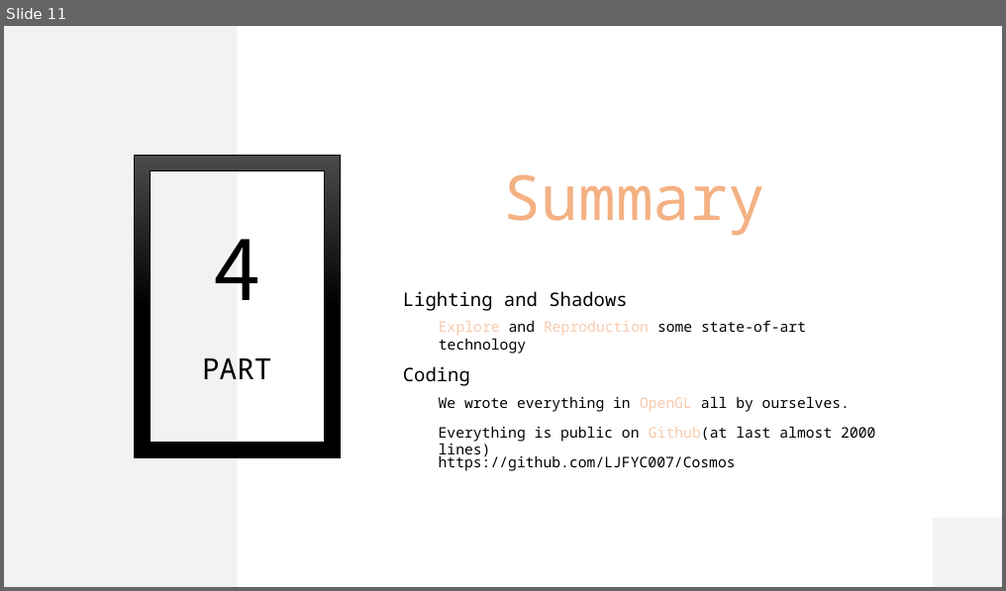
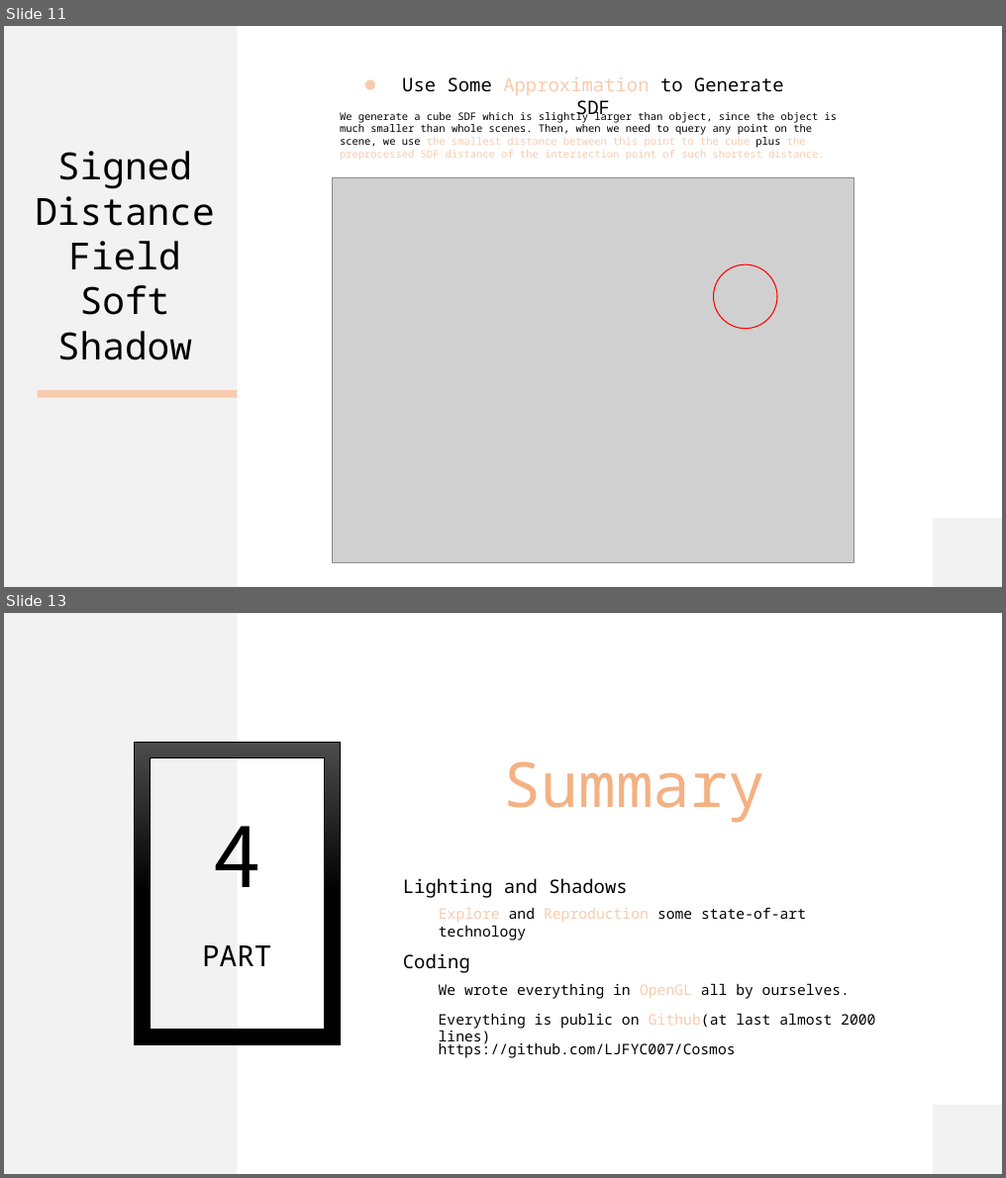
Before and after one commit to LJFYC007/Cosmos, a slide deck: Real-time rendering.pptx. Shown one above the other, each under a label of ours: slide 11 before the commit, slides 11 and 13 after it; the slides between them are not shown. The pictures are 1006x591 and 1006x1178 pixels, drawn with LibreOffice and Linux fonts; fonts in the diff are those of the drawing; grey boxes stand for pictures. Boxes give left, top, right and bottom in pixels: in the first picture for what was removed or moved away, otherwise in the second. Text is boxed around its words. In the diff, an @@ line names an element or a change of style, - is before the commit and + after.

```diff
--- a/Real-time rendering.pptx
+++ b/Real-time rendering.pptx
@@ slide 11 added at (4, 26, 1002, 587), background #FFFFFF @@
@@ rectangle added at (4, 26, 237, 587), fill #F2F2F2 @@
@@ ellipse added at (364, 79, 375, 90), fill #F8CBAD @@
@@ text added at (402, 77, 784, 120), 18 pt, text #000000 @@
+Use Some Approximation to Generate SDF
@@ text added at (340, 110, 838, 160), 10 pt, text #000000 @@
+We generate a cube SDF which is slightly larger than object, since the object is much smaller than whole scenes. Then, when we need to query any point on the scene, we use the smallest distance between this point to the cube plus the preprocessed SDF distance of the intersection point of such shortest distance.
@@ text added at (35, 151, 214, 361), 36 pt, text #000000 @@
+Signed Distance Field Soft Shadow
@@ picture added at (333, 178, 854, 564) @@
@@ ellipse added at (714, 265, 777, 329), outline #FF0000 1 pt @@
@@ rectangle added at (37, 390, 237, 398), fill #F8CBAD @@
@@ rectangle added at (933, 519, 1002, 587), fill #F2F2F2 @@
@@ what was slide 11 is now slide 13 @@
```
Also in this commit, not shown: 6 slides changed, 2 other slides added.
